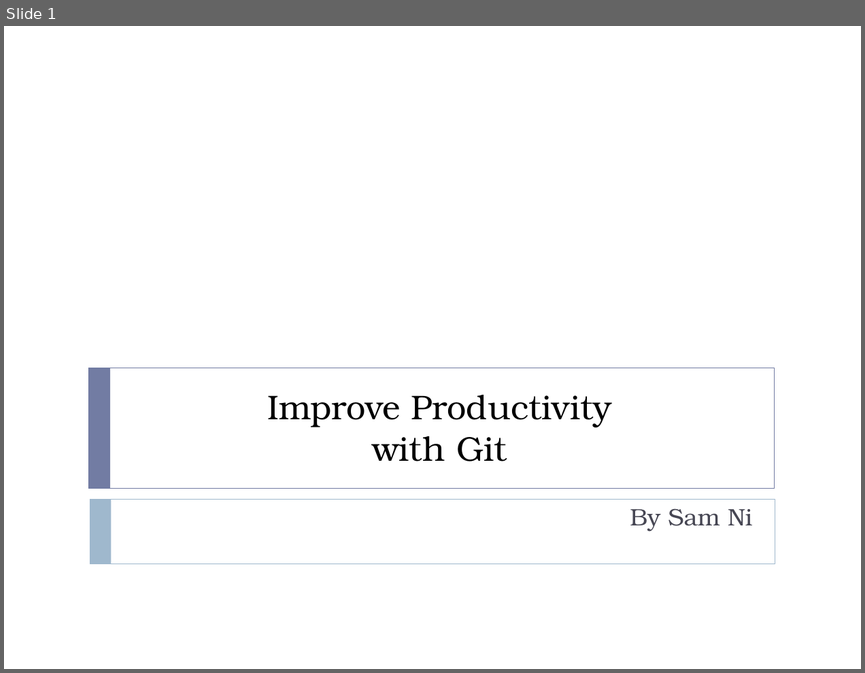
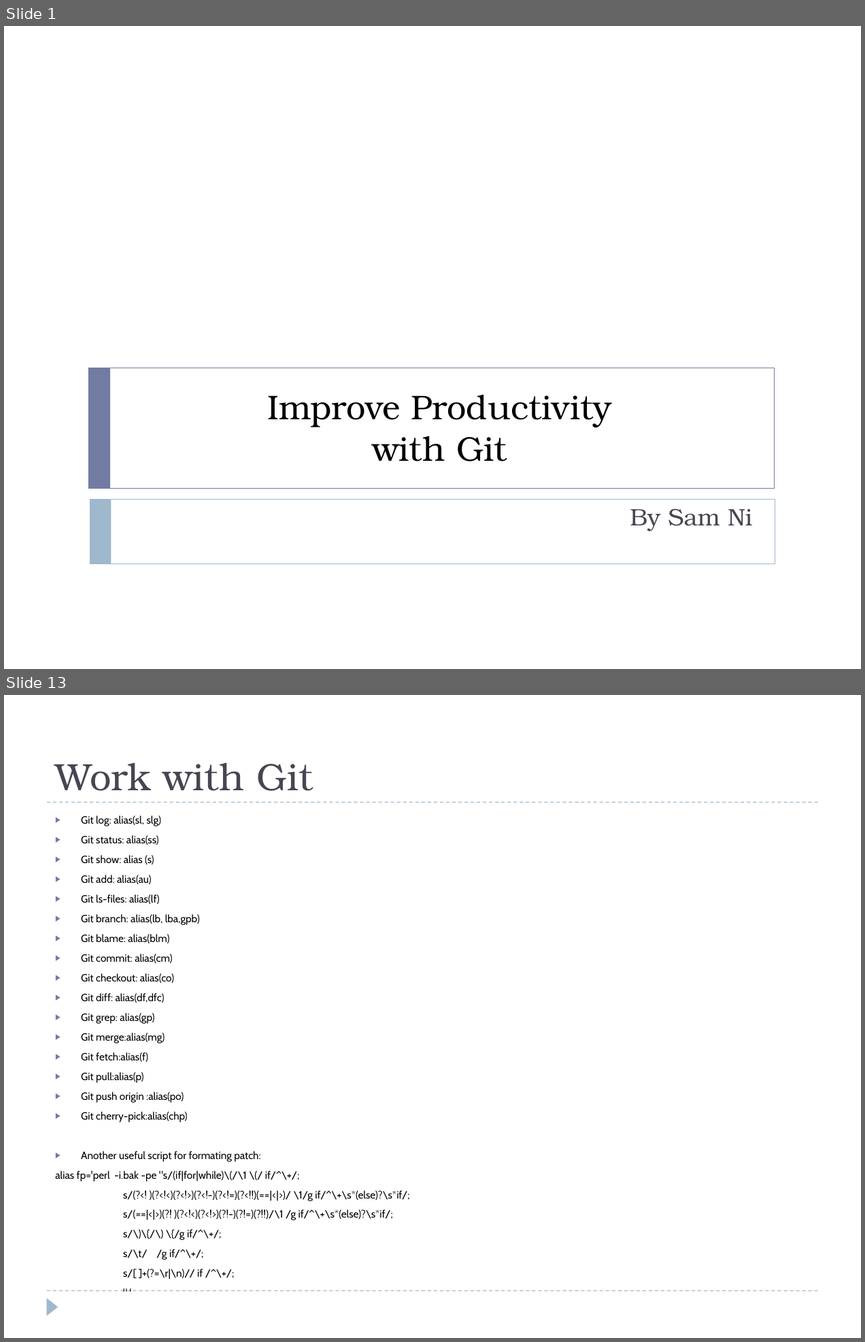
Before and after one commit to SamNiBoy/Trainning, a slide deck: Productivity_Git_Training.pptx. Shown one above the other, each under a label of ours: slide 1 before the commit, slides 1 and 13 after it; the slides between them are not shown. The pictures are 865x673 and 865x1342 pixels, drawn with LibreOffice and Linux fonts; fonts in the diff are those of the drawing. Boxes give left, top, right and bottom in pixels: in the first picture for what was removed or moved away, otherwise in the second. Text is boxed around its words. In the diff, an @@ line names an element or a change of style, - is before the commit and + after.

```diff
--- a/Productivity_Git_Training.pptx
+++ b/Productivity_Git_Training.pptx
@@ slide 13 added at box(4, 695, 861, 1338), background #FFFFFF @@
@@ title added at box(55, 763, 313, 791), 32 pt, text #464653 @@
+Work with Git
@@ line added from (47, 802) to (818, 802), #9FB8CD 0.75 pt dashed @@
@@ text added at box(55, 815, 409, 1279), 8.8 pt, text #000000 @@
+▶ Git log: alias(sl, slg)
+▶ Git status: alias(ss)
+▶ Git show: alias (s)
+▶ Git add: alias(au)
+▶ Git ls-files: alias(lf)
+▶ Git branch: alias(lb, lba,gpb)
+▶ Git blame: alias(blm)
+▶ Git commit: alias(cm)
+▶ Git checkout: alias(co)
+▶ Git diff: alias(df,dfc)
+▶ Git grep: alias(gp)
+▶ Git merge:alias(mg)
+▶ Git fetch:alias(f)
+▶ Git pull:alias(p)
+▶ Git push origin :alias(po)
+▶ Git cherry-pick:alias(chp)
+▶ Another useful script for formating patch:
+alias fp='perl -i.bak -pe "s/(if|for|while)\(/\1 \(/ if/^\+/;
+s/(?<! )(?<!<)(?<!>)(?<!-)(?<!=)(?<!!)(==|<|>)/ \1/g if/^\+\s*(else)?\s*if/;
+s/(==|<|>)(?! )(?<!<)(?<!>)(?!-)(?!=)(?!!)/\1 /g if/^\+\s*(else)?\s*if/;
+s/\)\{/\) \{/g if/^\+/;
+s/\t/ /g if/^\+/;
+s/[ ]+(?=\r|\n)// if /^\+/;
+" '
@@ line added from (47, 1291) to (818, 1291), #9FB8CD 0.75 pt dashed @@
@@ triangle added at box(47, 1297, 58, 1315), fill #9FB8CD @@
```
Also in this commit, not shown: 3 slides changed, 9 other slides added, 1 slide removed, 1 other file.
